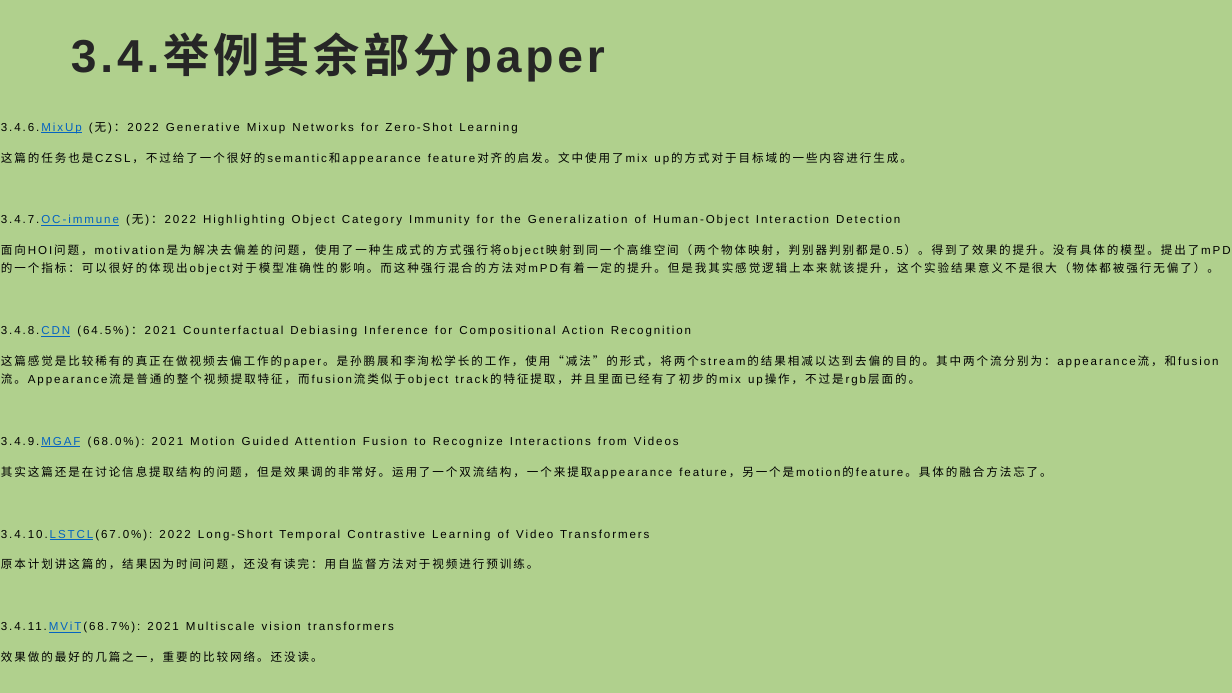
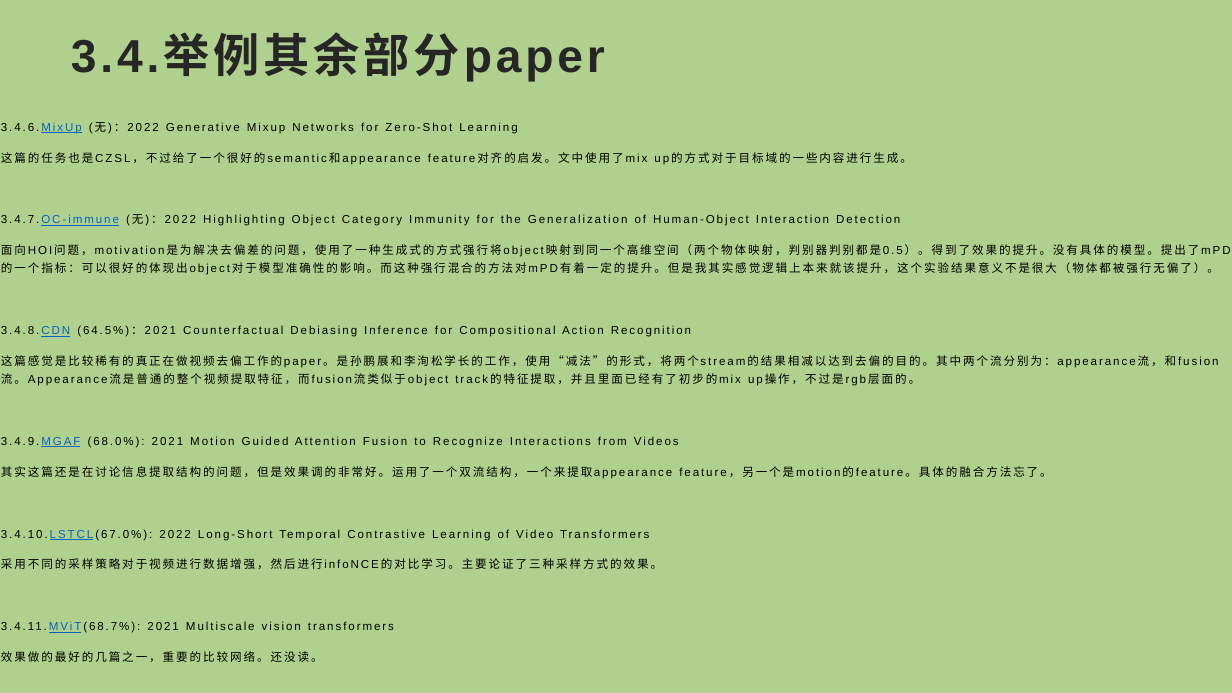
Before and after one commit to Randle-Github/paper-video-action-recognition, a slide deck: slide 11 of compositional action recognition survey.pptx. Drawn at 1232x693 pixels with LibreOffice and Linux fonts; fonts in the diff are those of the drawing. Boxes give left, top, right and bottom in pixels: in the first picture for what was removed or moved away, otherwise in the second. Text is boxed around its words. In the diff, an @@ line names an element or a change of style, - is before the commit and + after.

```diff
--- a/compositional action recognition survey.pptx
+++ b/compositional action recognition survey.pptx
@@ text at <box>1,558,662,569</box>: text changed @@
-原本计划讲这篇的，结果因为时间问题，还没有读完：用自监督方法对于视频进行预训练。
+采用不同的采样策略对于视频进行数据增强，然后进行infoNCE的对比学习。主要论证了三种采样方式的效果。
```
Also in this commit, not shown: 1 other slide changed, 6 other files.
